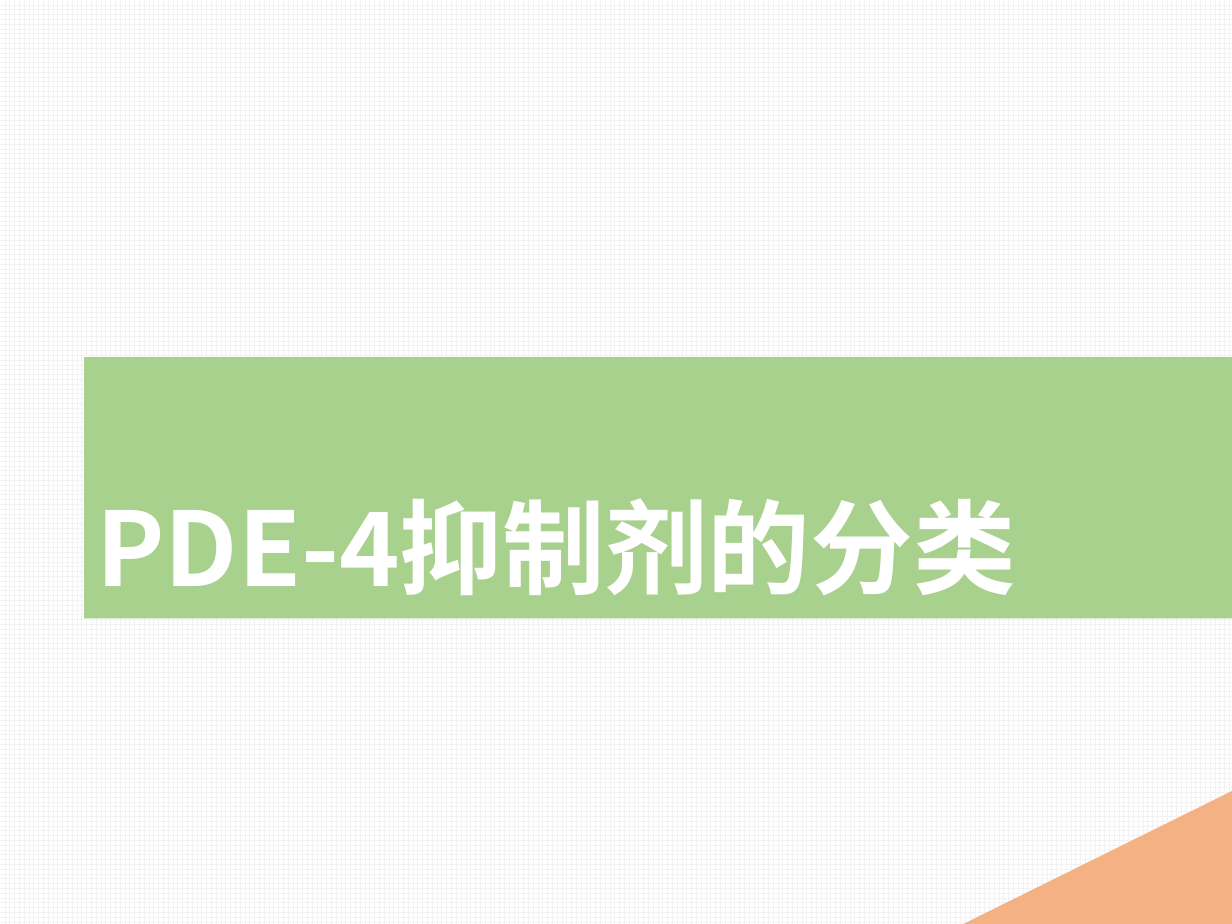
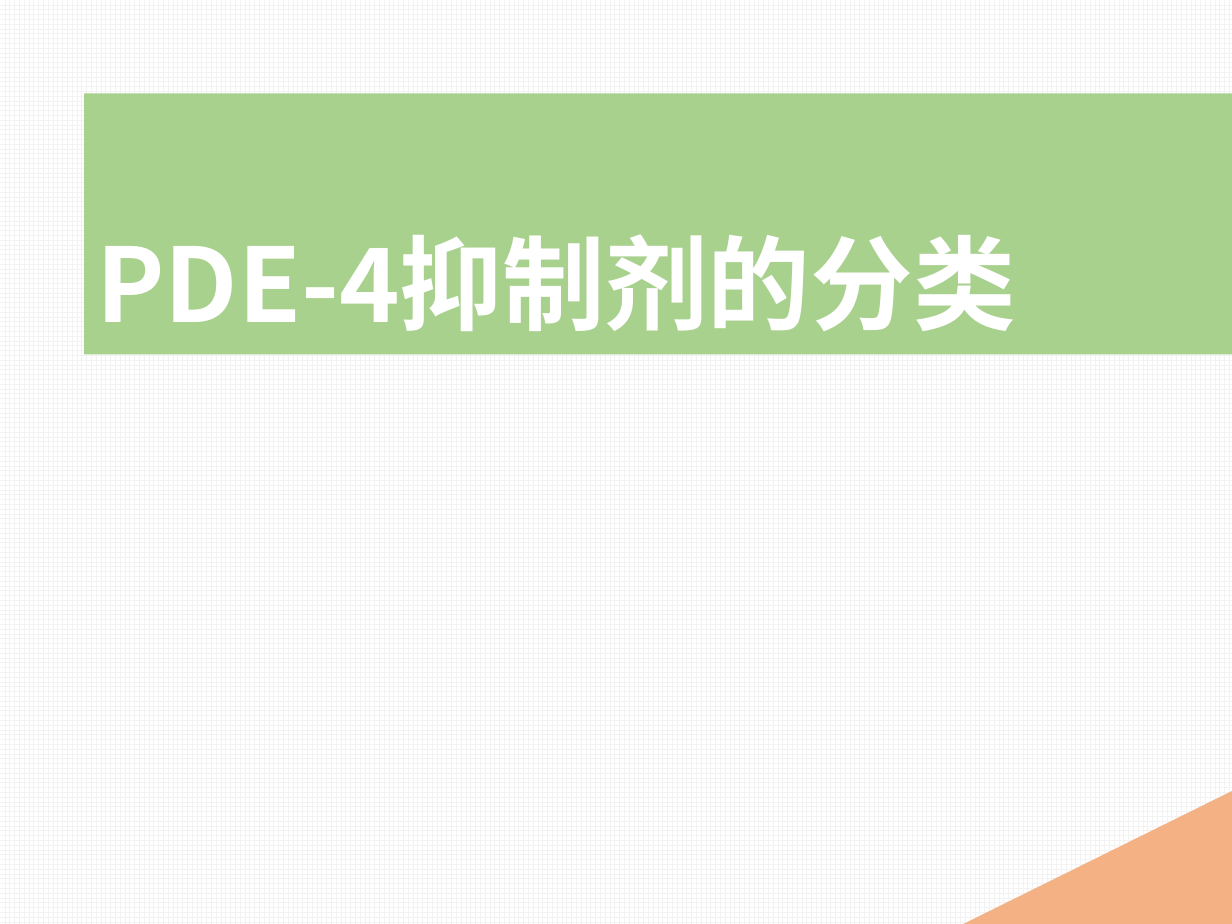
Before and after one commit to mingyong/Project-PDE, a slide deck: slide 5 of 磷酸二酯酶抑制剂.pptx. Drawn at 1232x924 pixels with LibreOffice and Linux fonts; fonts in the diff are those of the drawing. Boxes give left, top, right and bottom in pixels: in the first picture for what was removed or moved away, otherwise in the second. Text is boxed around its words. In the diff, an @@ line names an element or a change of style, - is before the commit and + after.

```diff
--- a/磷酸二酯酶抑制剂.pptx
+++ b/磷酸二酯酶抑制剂.pptx
@@ title "PDE-4抑制剂的分类": place and size @@
-title "PDE-4抑制剂的分类" at (96,498,1016,595)
+title "PDE-4抑制剂的分类" at (96,234,1016,331)
@@ rectangle: place and size @@
-rectangle at (84,357,1232,618)
+rectangle at (84,94,1232,355)
```
Also in this commit, not shown: 5 other slides changed, 1 other file.
